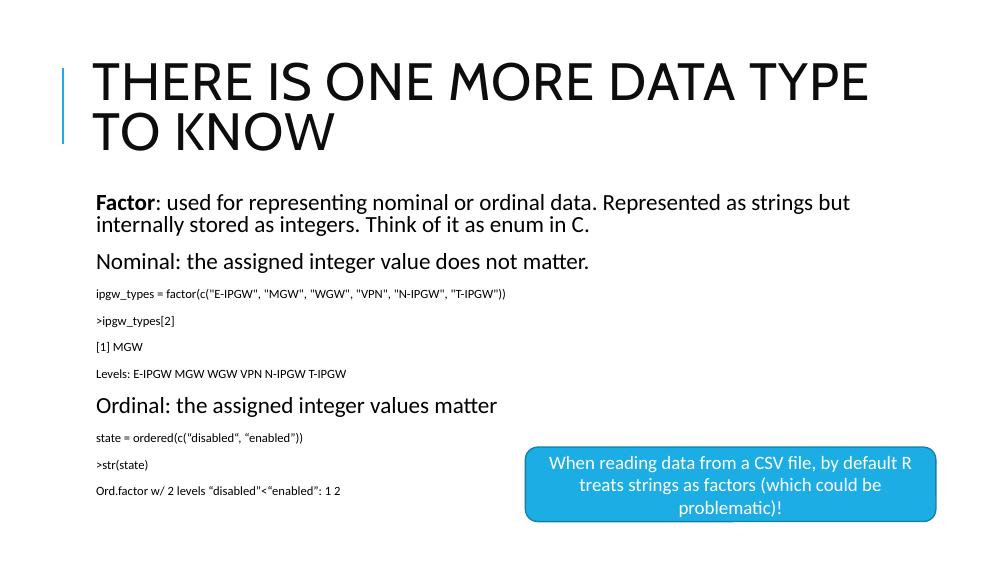
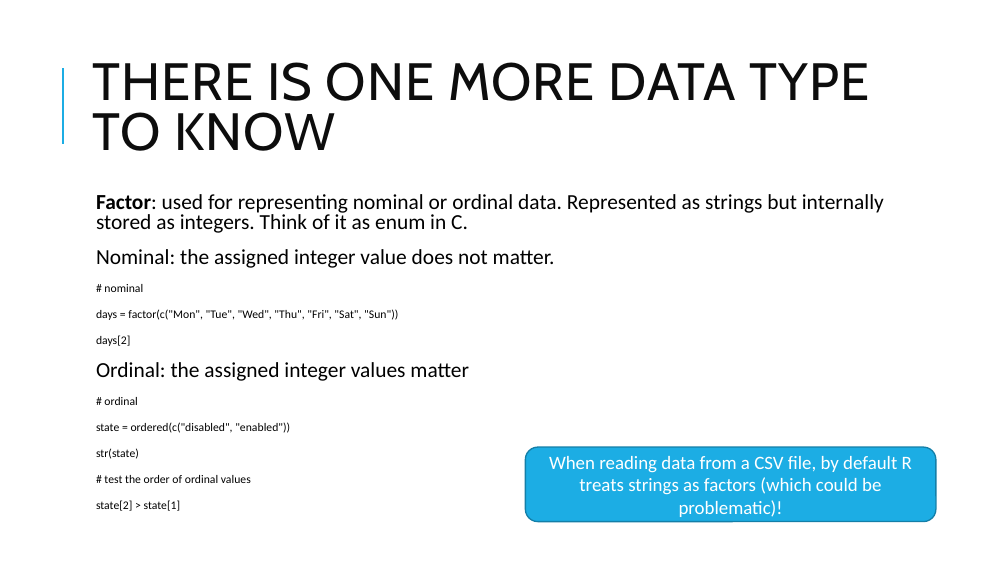
Before and after one commit to aarora79/DS_For_HighSchoolers-Summer-2018-, a slide deck: slide 9 of class1/Class1.pptx. Drawn at 1008x567 pixels with LibreOffice and Linux fonts; fonts in the diff are those of the drawing. Boxes give left, top, right and bottom in pixels: in the first picture for what was removed or moved away, otherwise in the second. Text is boxed around its words. In the diff, an @@ line names an element or a change of style, - is before the commit and + after.

```diff
--- a/class1/Class1.pptx
+++ b/class1/Class1.pptx
@@ text at (x1=96, y1=194, x2=884, y2=381): size 22 to 20.4 pt in "Factor: used for representing nominal or ordinal ...", "Nominal: the assigned integer value does not ...", "Ordinal: the assigned integer values matter" @@
@@ text at (x1=96, y1=284, x2=398, y2=346): text changed; size 12 to 11.1 pt @@
-  ipgw_types = factor(c("E-IPGW", "MGW", "WGW", "VPN", "N-IPGW", "T-IPGW"))
-  >ipgw_types[2]
-  [1] MGW
-  Levels: E-IPGW MGW WGW VPN N-IPGW T-IPGW
+  # nominal
+  days = factor(c("Mon", "Tue", "Wed", "Thu", "Fri", "Sat", "Sun"))
+  days[2]
@@ text at (x1=96, y1=397, x2=290, y2=511): text changed; size 12 to 11.1 pt @@
-  state = ordered(c(“disabled“, “enabled”))
-  >str(state)
-  Ord.factor w/ 2 levels “disabled”<“enabled”: 1 2
+  # ordinal
+  state = ordered(c("disabled", "enabled"))
+  str(state)
+  # test the order of ordinal values
+  state[2] > state[1]
```
Also in this commit, not shown: 4 other slides changed.
